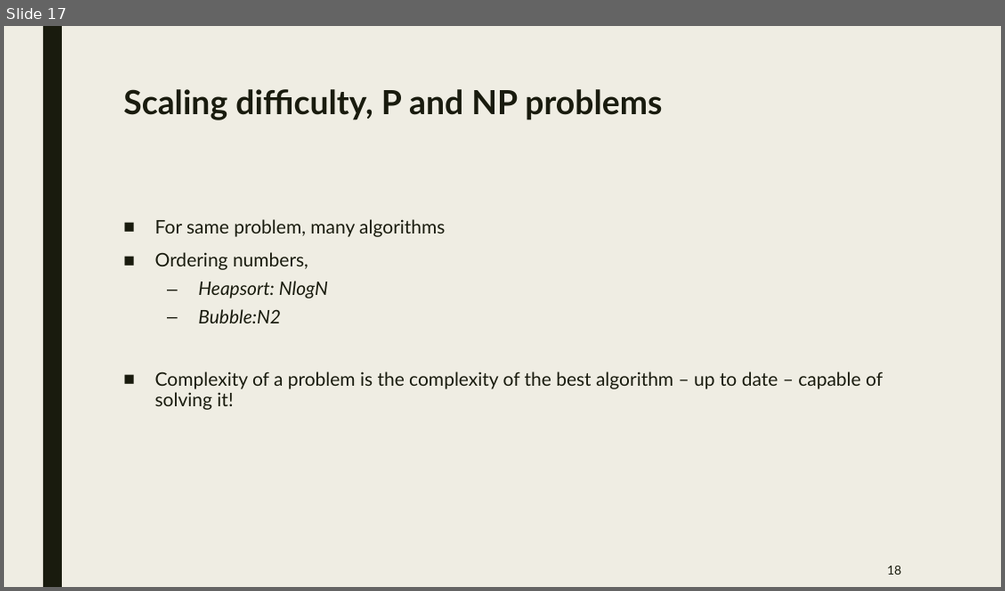
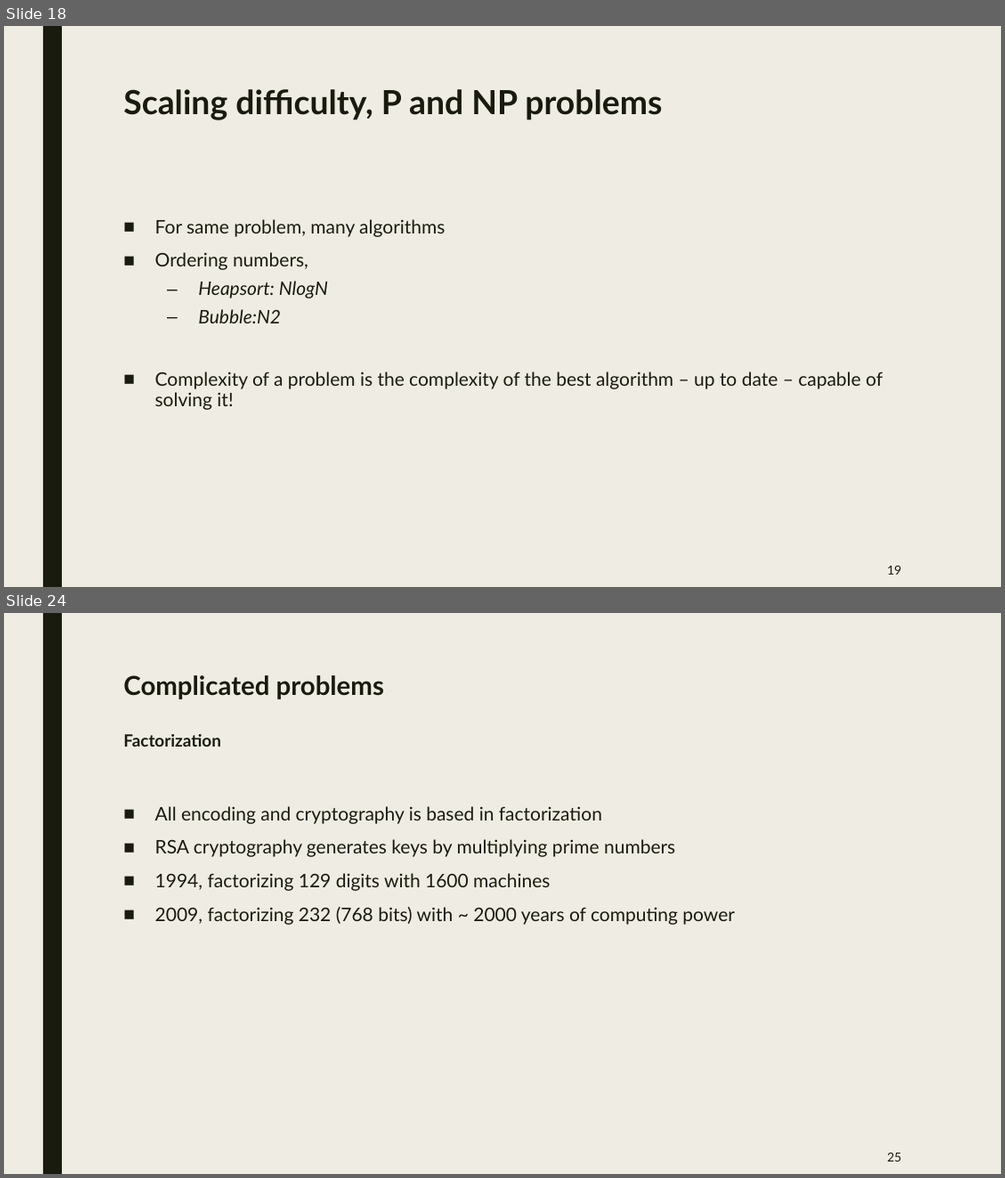
Before and after one commit to jurtasun/presentations, a slide deck: 202306_LMS_Complexity/202306_LMS_Complexity.ppt. Shown one above the other, each under a label of ours: slide 17 before the commit, slides 18 and 24 after it; the slides between them are not shown. The pictures are 1005x591 and 1005x1178 pixels, drawn with LibreOffice and Linux fonts; fonts in the diff are those of the drawing. Boxes give left, top, right and bottom in pixels: in the first picture for what was removed or moved away, otherwise in the second. Text is boxed around its words. In the diff, an @@ line names an element or a change of style, - is before the commit and + after.

```diff
--- a/202306_LMS_Complexity/202306_LMS_Complexity.ppt
+++ b/202306_LMS_Complexity/202306_LMS_Complexity.ppt
@@ slide 24 added at (4, 613, 1001, 1174), background #EFEDE3; not listed: 1 template element that a slide beside it also shows @@
@@ title added at (123, 675, 384, 747), 25.2 pt, text #191B0E, bold @@
+Complicated problems
+Factorization
@@ text added at (155, 806, 735, 925), 18 pt, text #191B0E @@
+■ All encoding and cryptography is based in factorization
+■ RSA cryptography generates keys by multiplying prime numbers
+■ 1994, factorizing 129 digits with 1600 machines
+■ 2009, factorizing 232 (768 bits) with ~ 2000 years of computing power
@@ page number added at (887, 1152, 901, 1161), 12 pt, text #191B0E @@
+25
@@ what was slide 17 is now slide 18 @@
@@ page number at (887, 565, 901, 574): text changed @@
-18
+19
```
Also in this commit, not shown: 2 slides changed, 13 other slides added, 4 slides removed, 1 other file.
